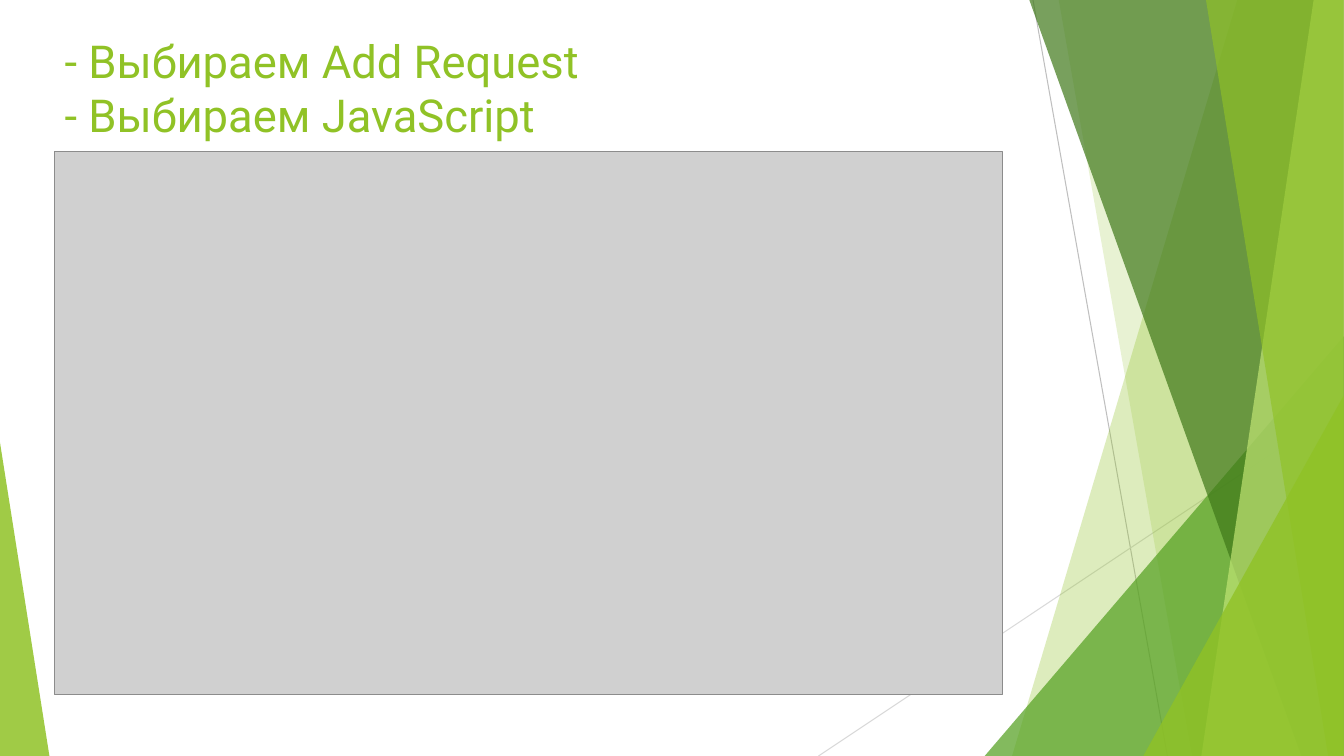
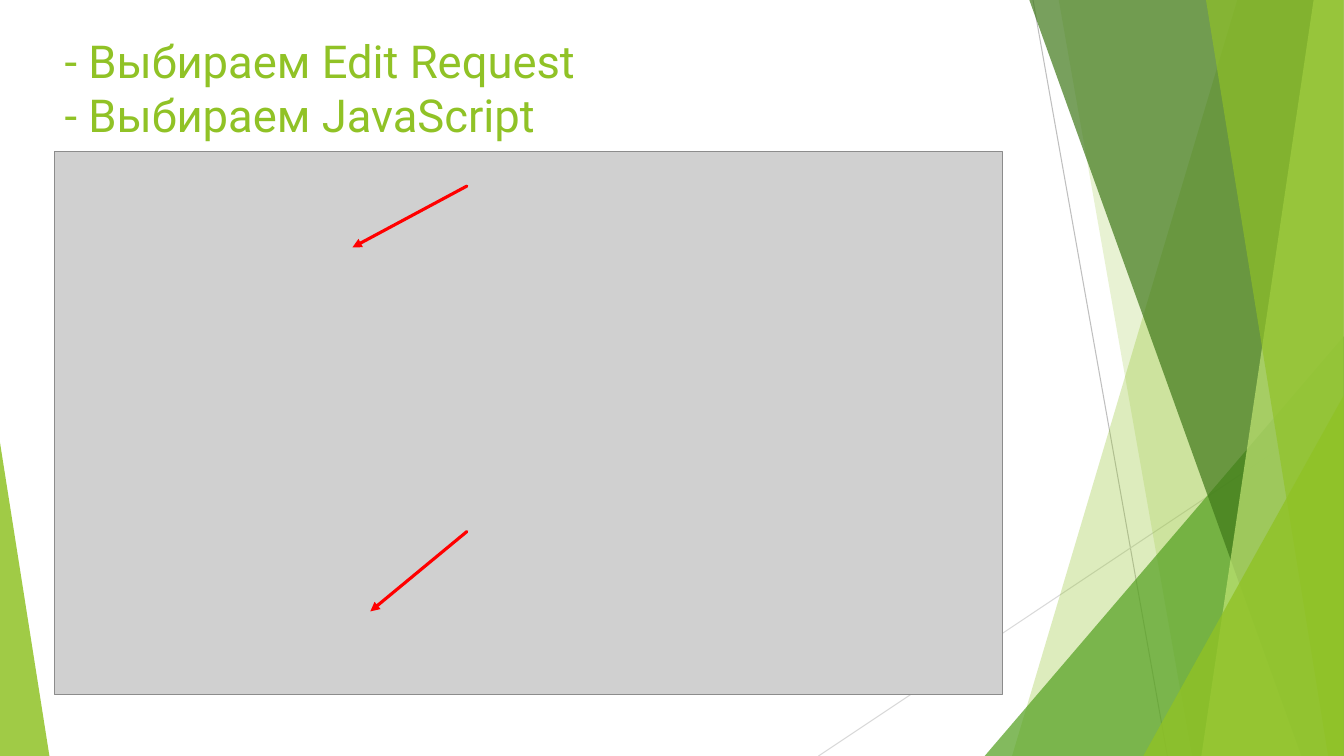
Before and after one commit to IrKoshel/Charles_Fiddler, a slide deck: slide 15 of My_Task_2_Charles_Breakepoint_Settings.pptx. Drawn at 1344x756 pixels with LibreOffice and Linux fonts; fonts in the diff are those of the drawing; grey boxes stand for pictures. Boxes give left, top, right and bottom in pixels: in the first picture for what was removed or moved away, otherwise in the second. Text is boxed around its words. In the diff, an @@ line names an element or a change of style, - is before the commit and + after.

```diff
--- a/My_Task_2_Charles_Breakepoint_Settings.pptx
+++ b/My_Task_2_Charles_Breakepoint_Settings.pptx
@@ title at box(88, 43, 575, 142): text changed @@
-- Выбираем Add Request
-- Выбираем JavaScript
+- Выбираем Edit Request
+- Выбираем JavaScript
@@ arrow added from (467, 187) to (353, 248), #FF0000 2.25 pt @@
@@ arrow added from (467, 531) to (370, 612), #FF0000 2.25 pt @@
```
Also in this commit, not shown: 22 other slides changed, 5 other files.
